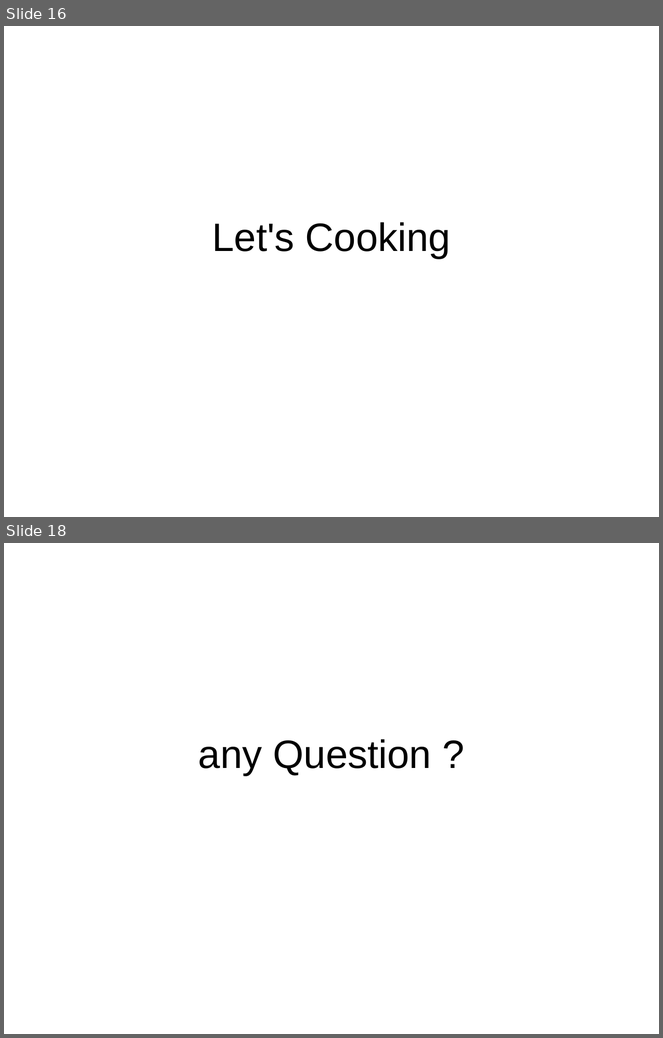
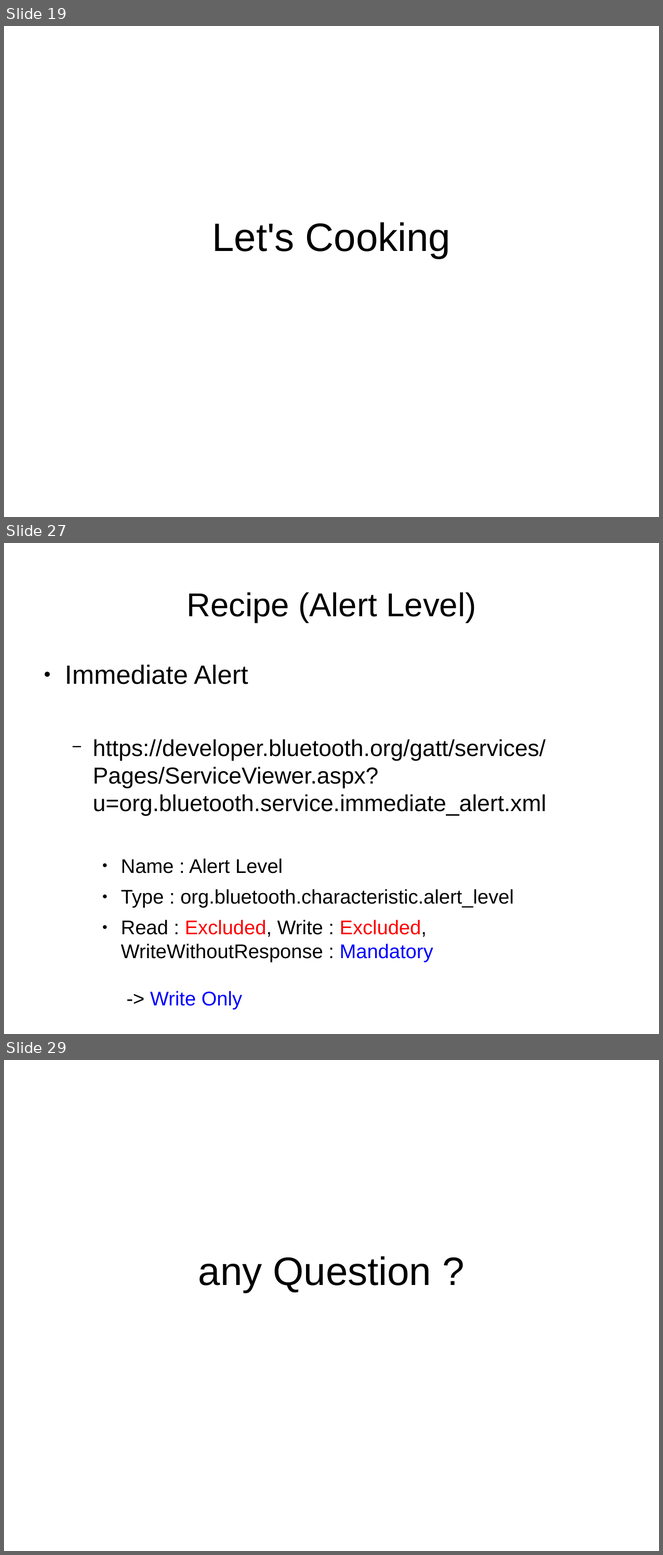
Before and after one commit to andromedroid/ame, a slide deck: doc/ble/ring_blu-tag_from_linux.odp. Shown one above the other, each under a label of ours: slides 16 and 18 before the commit, slides 19, 27 and 29 after it; the slides between them are not shown. The pictures are 663x1038 and 663x1555 pixels, drawn with LibreOffice and Linux fonts; fonts in the diff are those of the drawing. Boxes give left, top, right and bottom in pixels: in the first picture for what was removed or moved away, otherwise in the second. Text is boxed around its words. In the diff, an @@ line names an element or a change of style, - is before the commit and + after.

```diff
--- a/doc/ble/ring_blu-tag_from_linux.odp
+++ b/doc/ble/ring_blu-tag_from_linux.odp
@@ slide 27 added at [4,543,659,1034], background #FFFFFF @@
@@ title added at [187,592,477,623], 40 pt, text #000000 @@
+Recipe (Alert Level)
@@ text added at [65,665,546,1010], 24 pt, text #000000 @@
+● Immediate Alert
+  − https://developer.bluetooth.org/gatt/services/Pages/ServiceViewer.aspx?u=org.bluetooth.service.immediate_alert.xml
+    ● Name : Alert Level
+    ● Type : org.bluetooth.characteristic.alert_level
+    ● Read : Excluded, Write : Excluded,
+      WriteWithoutResponse : Mandatory
+      -> Write Only
@@ what was slide 16 is now slide 19 @@
@@ what was slide 18 is now slide 29 @@
```
Also in this commit, not shown: 6 slides changed, 11 other slides added.
